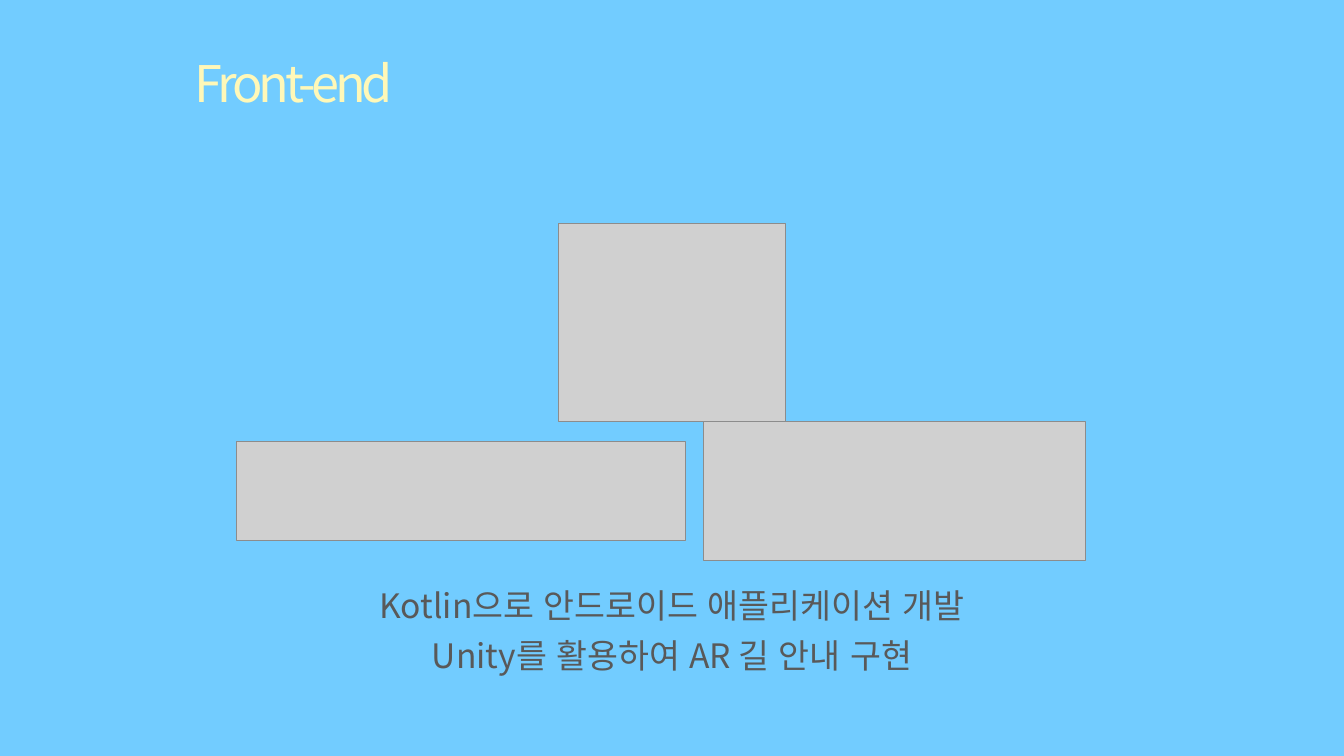
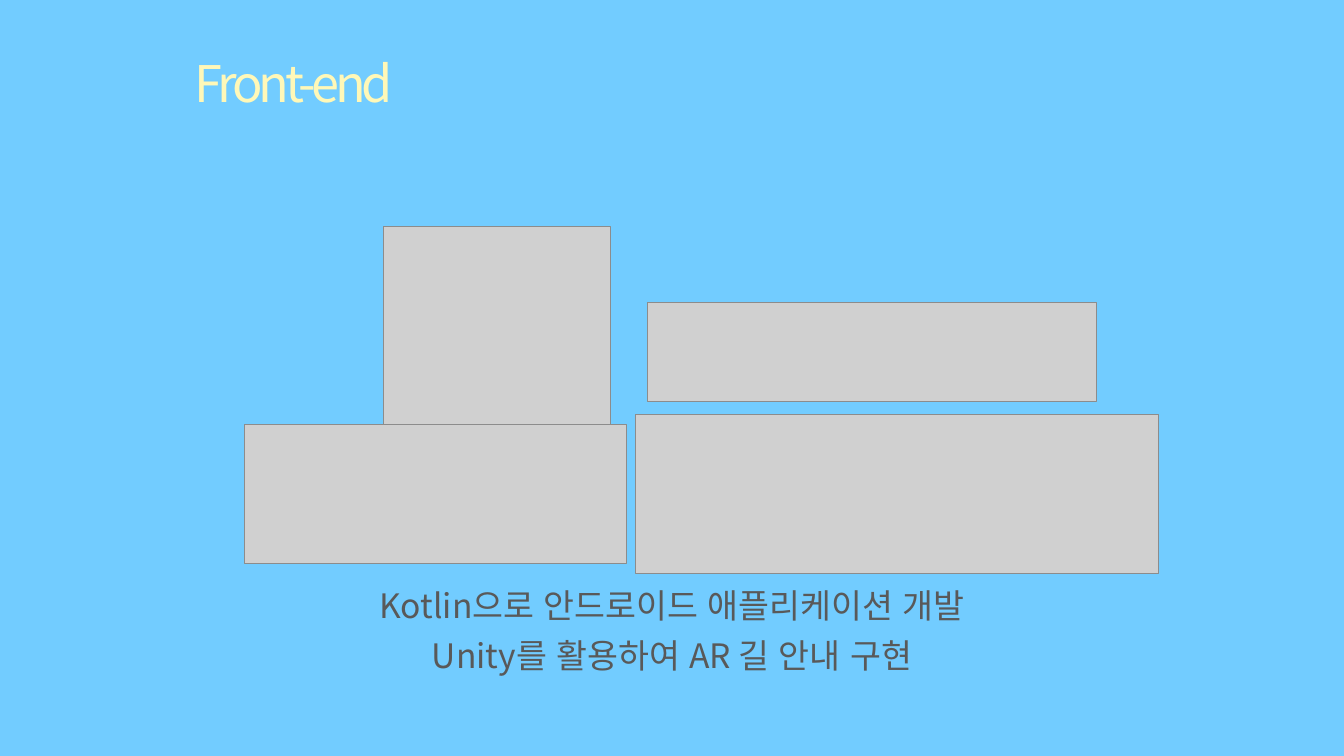
Before and after one commit to eunbicho/mmARt, a slide deck: slide 20 of A405최종발표.pptx (slide 15 before the commit). Drawn at 1344x756 pixels with LibreOffice and Linux fonts; fonts in the diff are those of the drawing; grey boxes stand for pictures; background and template pictures are left out. Boxes give left, top, right and bottom in pixels: in the first picture for what was removed or moved away, otherwise in the second. Text is boxed around its words. In the diff, an @@ line names an element or a change of style, - is before the commit and + after.

```diff
--- a/A405최종발표.pptx
+++ b/A405최종발표.pptx
@@ picture: place and size @@
-picture at <box>559,224,785,422</box>
+picture at <box>383,227,610,425</box>
@@ picture: place and size @@
-picture at <box>236,442,686,540</box>
+picture at <box>647,302,1097,401</box>
@@ picture added at <box>635,414,1157,573</box> @@
@@ picture: place and size @@
-picture at <box>704,422,1086,562</box>
+picture at <box>245,424,627,564</box>
```
Also in this commit, not shown: 5 other slides changed, 5 slides added, 3 slides removed.
